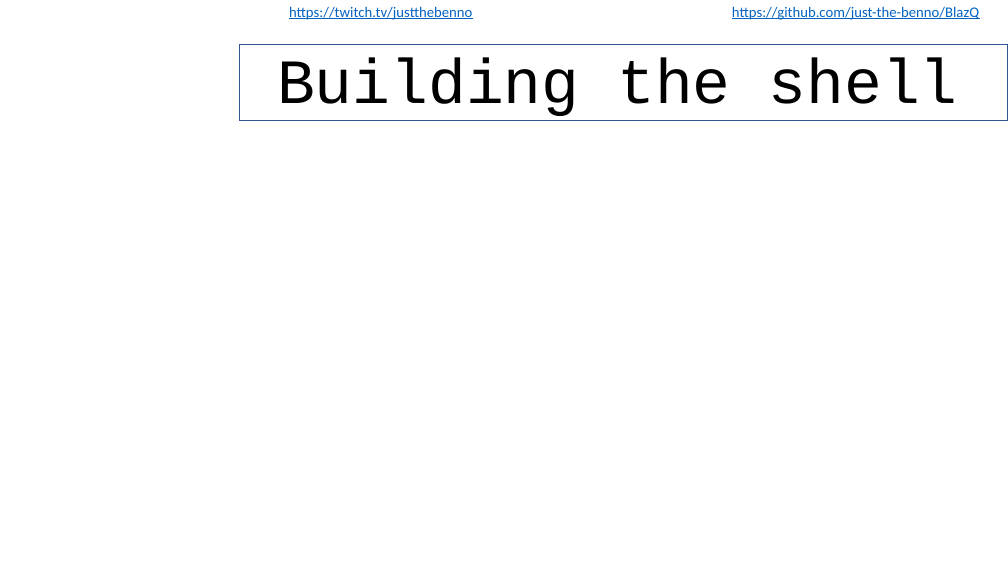
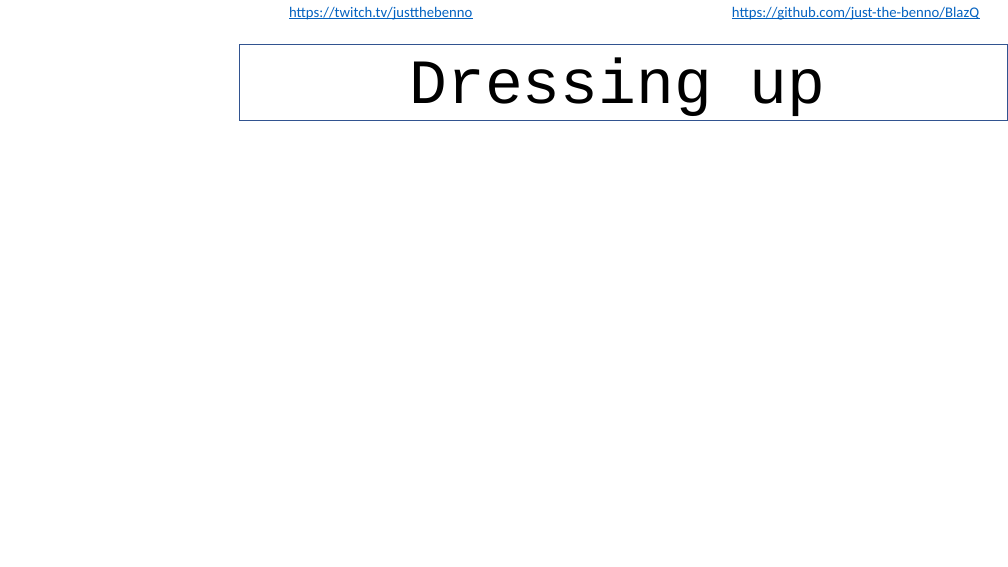
Before and after one commit to just-the-benno/BlazQ, a slide deck: slide 1 of episode3/media/slides-episode-03.pptx. Drawn at 1008x567 pixels with LibreOffice and Linux fonts; fonts in the diff are those of the drawing; background and template pictures are left out. Boxes give left, top, right and bottom in pixels: in the first picture for what was removed or moved away, otherwise in the second. Text is boxed around its words. In the diff, an @@ line names an element or a change of style, - is before the commit and + after.

```diff
--- a/episode3/media/slides-episode-03.pptx
+++ b/episode3/media/slides-episode-03.pptx
@@ title at <box>409,58,826,116</box>: text changed @@
-Building the shell
+Dressing up
```
Also in this commit, not shown: 13 other slides changed, 2 other files.
